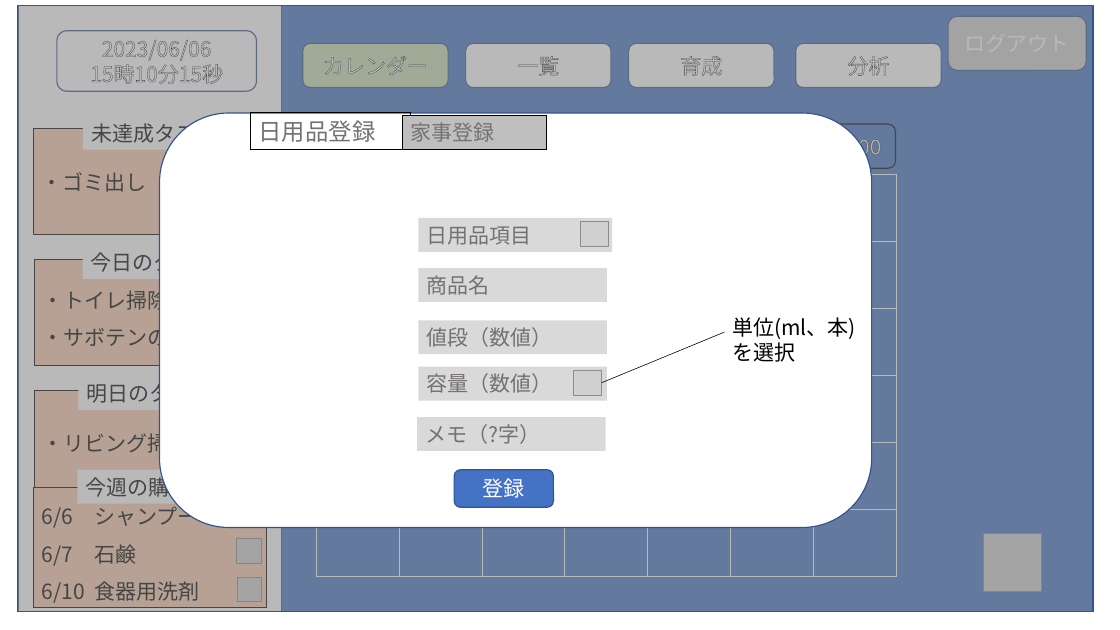
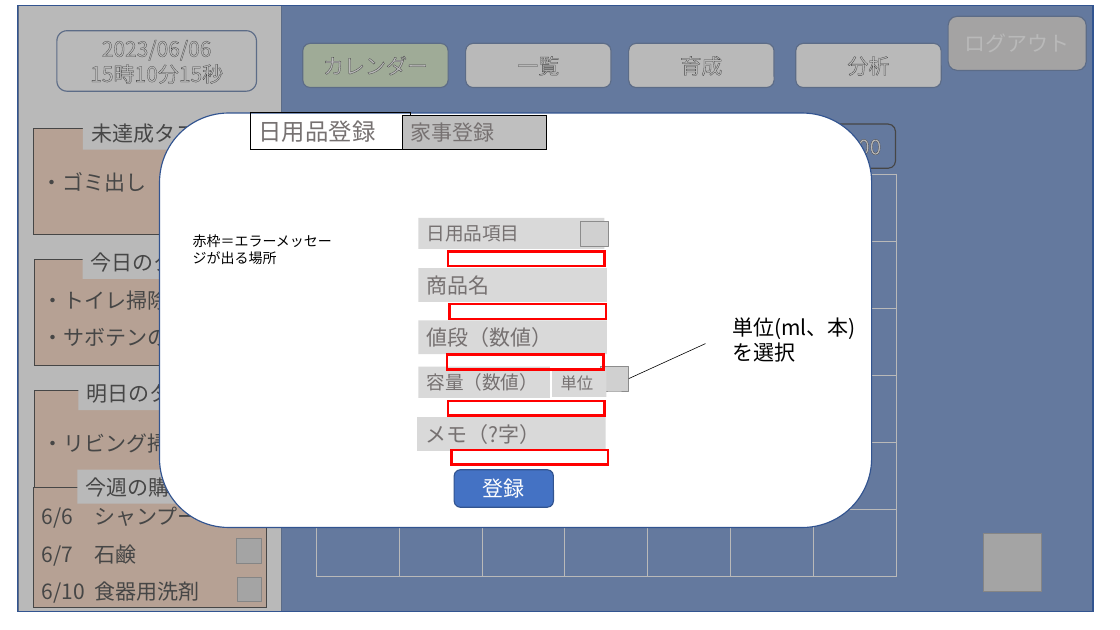
Before and after one commit to dojo2023/A-5, a slide deck: slide 7 of doc/外部設計_プレゼン.pptx. Drawn at 1120x630 pixels with LibreOffice and Linux fonts; fonts in the diff are those of the drawing; grey boxes stand for pictures. Boxes give left, top, right and bottom in pixels: in the first picture for what was removed or moved away, otherwise in the second. Text is boxed around its words. In the diff, an @@ line names an element or a change of style, - is before the commit and + after.

```diff
--- a/doc/外部設計_プレゼン.pptx
+++ b/doc/外部設計_プレゼン.pptx
@@ text added at box(193, 234, 332, 264), 12 pt, text #000000 @@
+赤枠＝エラーメッセージが出る場所
@@ rectangle "日用品項目": place and size @@
-rectangle "日用品項目" at box(418, 218, 613, 251)
+rectangle "日用品項目" at box(418, 218, 605, 249)
@@ rectangle "日用品項目" at box(418, 218, 605, 249): size 18 to 16 pt @@
@@ rectangle "今日のタスク": place and size @@
-rectangle "今日のタスク" at box(91, 249, 217, 275)
+rectangle "今日のタスク" at box(82, 245, 231, 279)
@@ rectangle added at box(449, 251, 605, 266), outline #FF0000 2.25 pt @@
@@ rectangle added at box(450, 304, 606, 319), outline #FF0000 2.25 pt @@
@@ rectangle added at box(447, 355, 603, 370), outline #FF0000 2.25 pt @@
@@ line moved from (602, 383) - (724, 332) to (629, 379) - (706, 344) @@
@@ rectangle "容量（数値）" at box(418, 367, 550, 398): size 18 to 16 pt @@
@@ rectangle "容量（数値）": place and size @@
-rectangle "容量（数値）" at box(418, 367, 607, 401)
+rectangle "容量（数値）" at box(418, 367, 550, 398)
@@ rectangle added at box(552, 369, 607, 397), fill #D9D9D9, 14 pt, text #767171 @@
+単位
@@ picture: place and size @@
-picture at box(574, 371, 602, 396)
+picture at box(601, 366, 628, 392)
@@ rectangle added at box(449, 401, 605, 416), outline #FF0000 2.25 pt @@
@@ rectangle added at box(452, 450, 608, 465), outline #FF0000 2.25 pt @@
```
Also in this commit, not shown: 6 other slides changed, 6 slides added.
